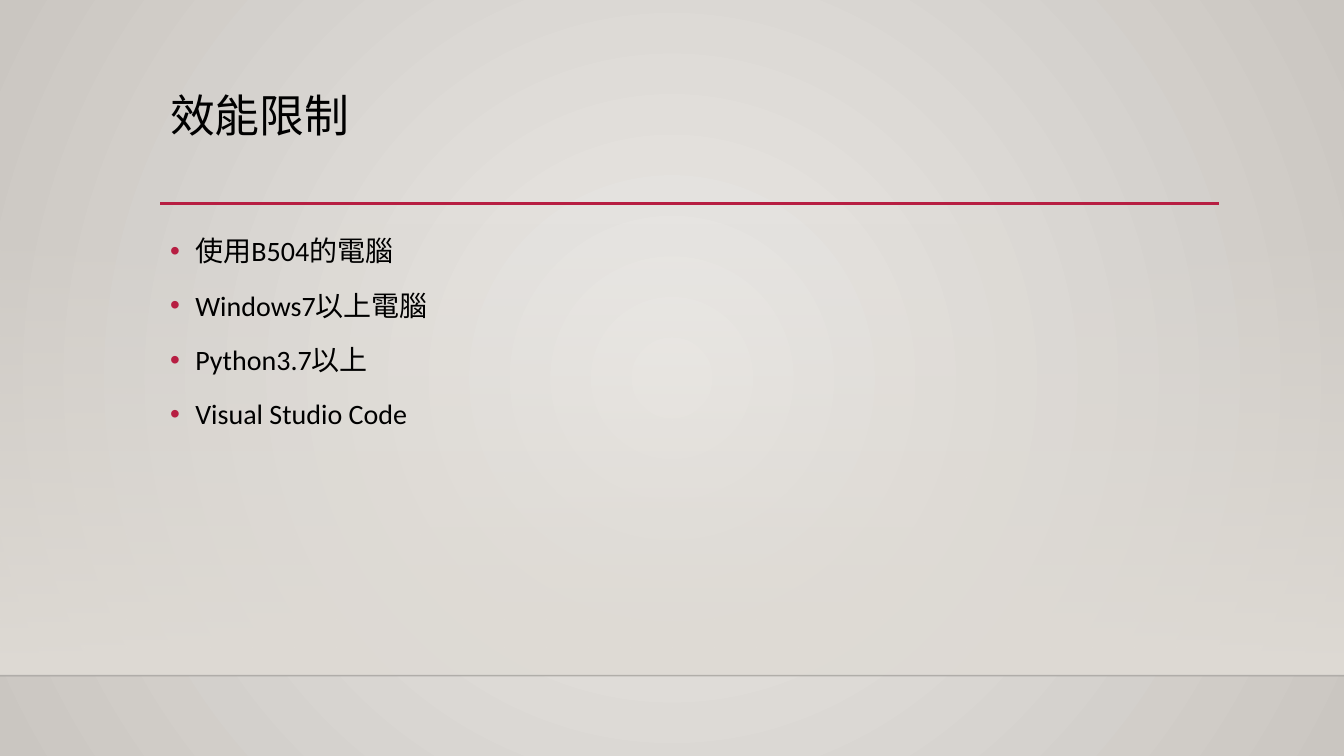
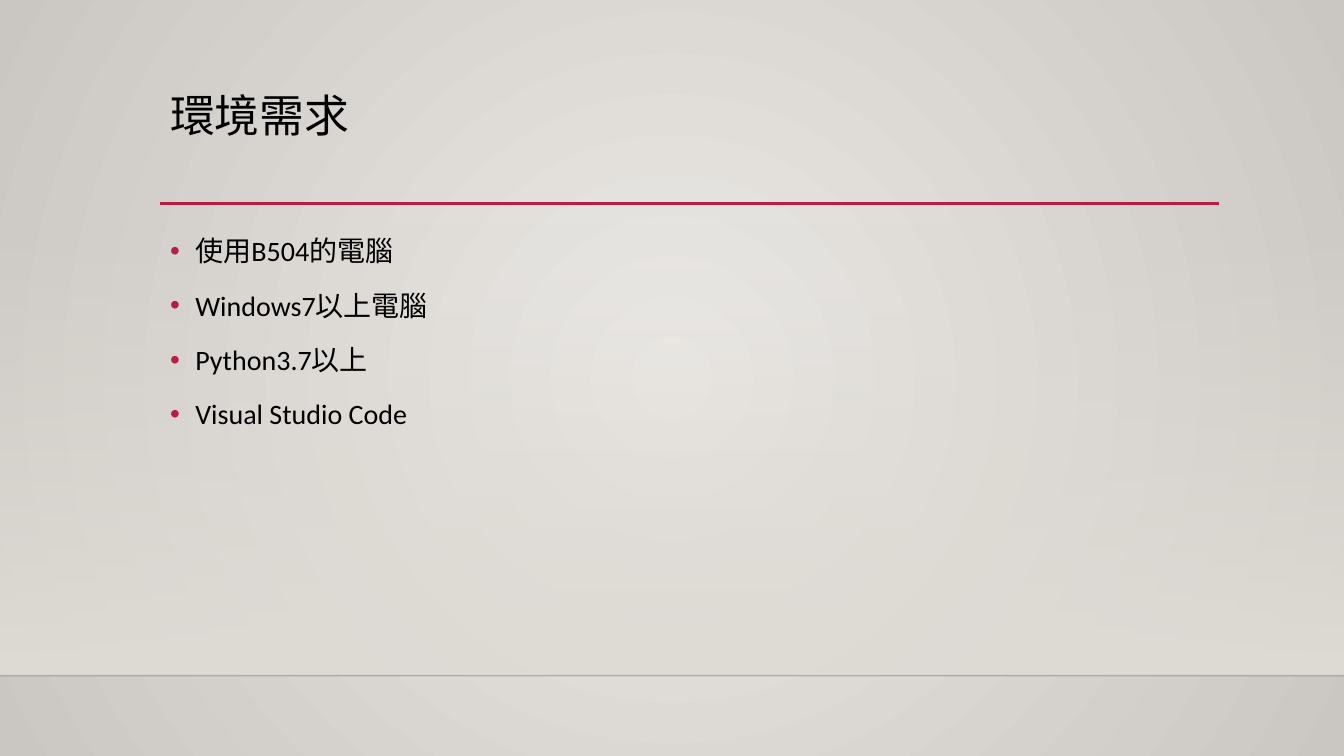
Before and after one commit to mingyang13795/Ping_Pong, a slide deck: slide 3 of 專案管理.pptx. Drawn at 1344x756 pixels with LibreOffice and Linux fonts; fonts in the diff are those of the drawing; background and template pictures are left out. Boxes give left, top, right and bottom in pixels: in the first picture for what was removed or moved away, otherwise in the second. Text is boxed around its words. In the diff, an @@ line names an element or a change of style, - is before the commit and + after.

```diff
--- a/專案管理.pptx
+++ b/專案管理.pptx
@@ title at (170,94,349,136): text changed @@
-效能限制
+環境需求
```
Also in this commit, not shown: 5 other slides changed, 4 slides added, 1 slide removed.
